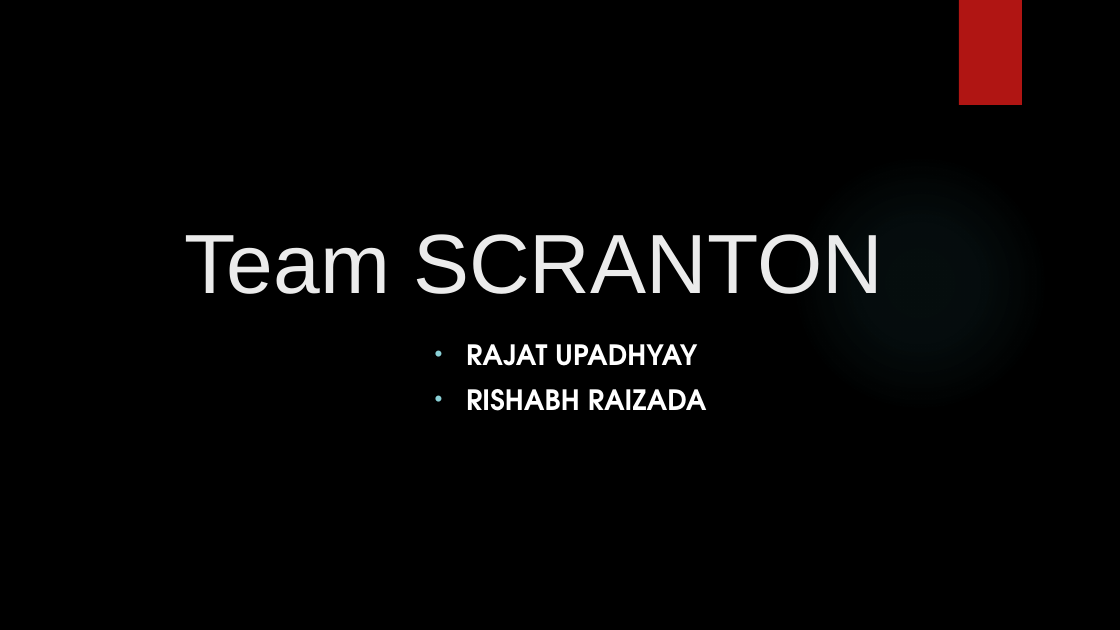
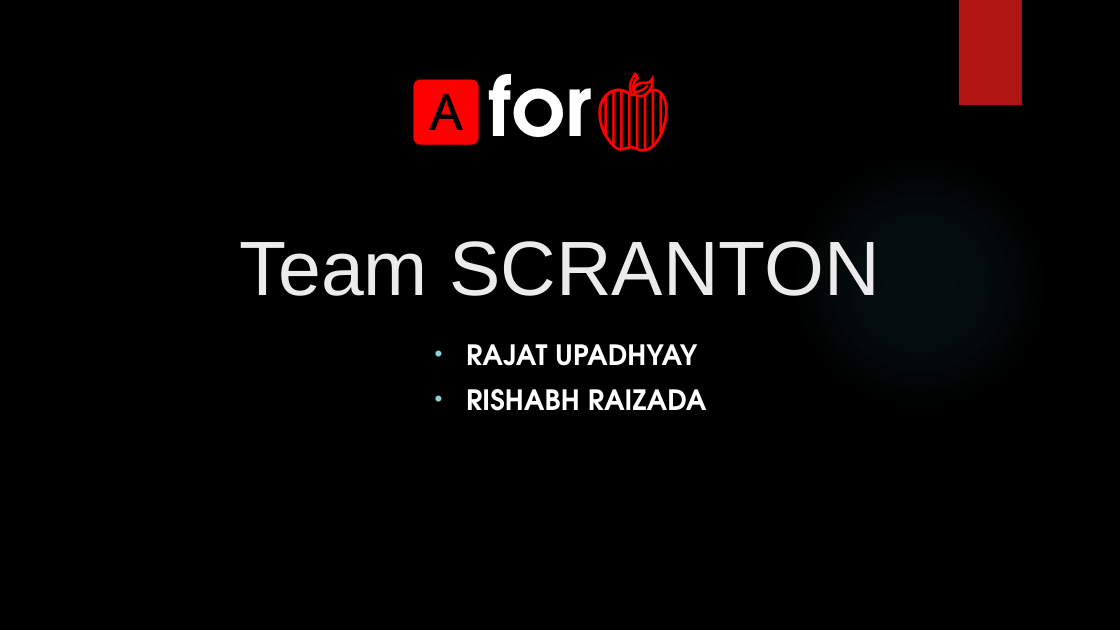
Before and after one commit to Rishabh510/HackVSIT3.0, a slide deck: slide 1 of Quality Education.pptx. Drawn at 1120x630 pixels with LibreOffice and Linux fonts; fonts in the diff are those of the drawing; background and template pictures are left out. Boxes give left, top, right and bottom in pixels: in the first picture for what was removed or moved away, otherwise in the second. Text is boxed around its words. In the diff, an @@ line names an element or a change of style, - is before the commit and + after.

```diff
--- a/Quality Education.pptx
+++ b/Quality Education.pptx
@@ text added at (405, 72, 676, 152), 72 pt, text #FFFFFF, bold @@
+🅰for🍎
@@ title "Team SCRANTON": place and size @@
-title "Team SCRANTON" at (185, 234, 883, 294)
+title "Team SCRANTON" at (240, 241, 879, 296)
@@ title "Team SCRANTON" at (240, 241, 879, 296): size 72 to 66 pt; alignment left to centre @@
```
Also in this commit, not shown: 3 other slides changed, 1 slide added, 5 slides removed.
